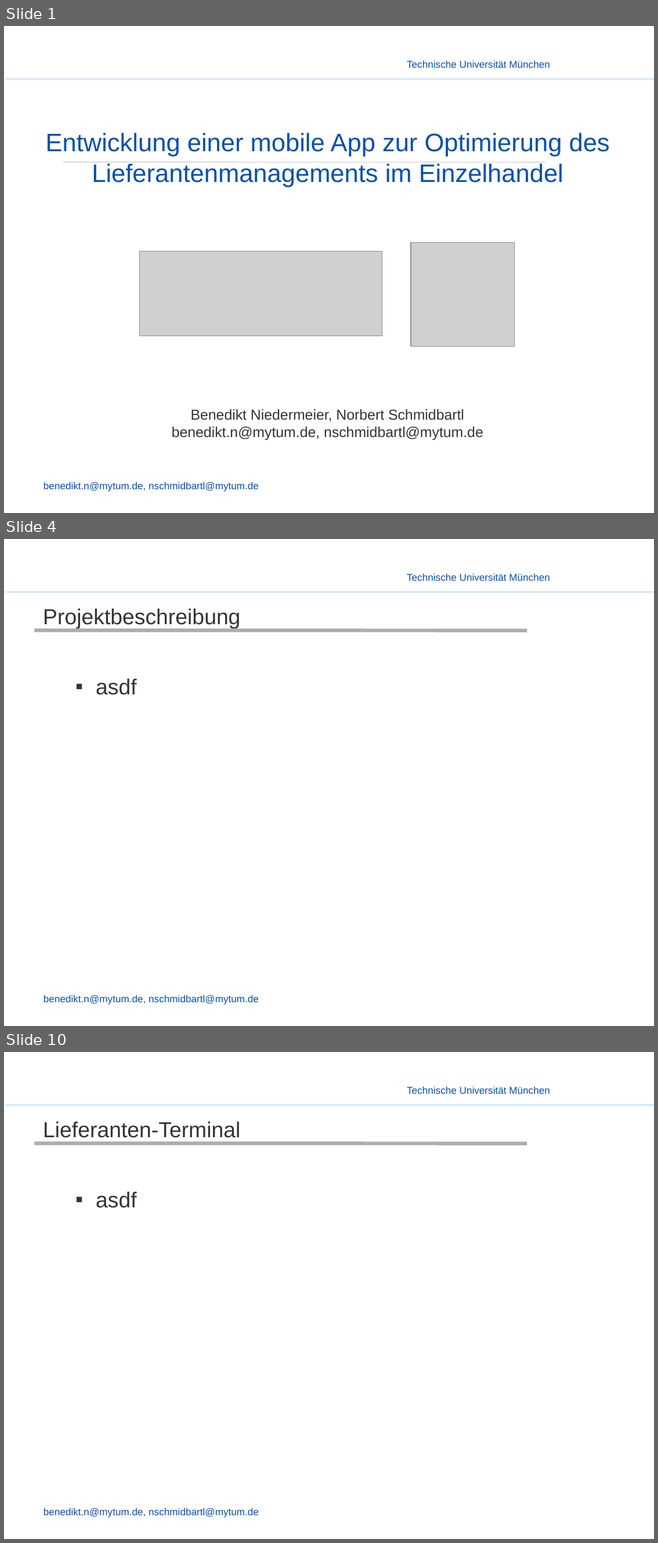
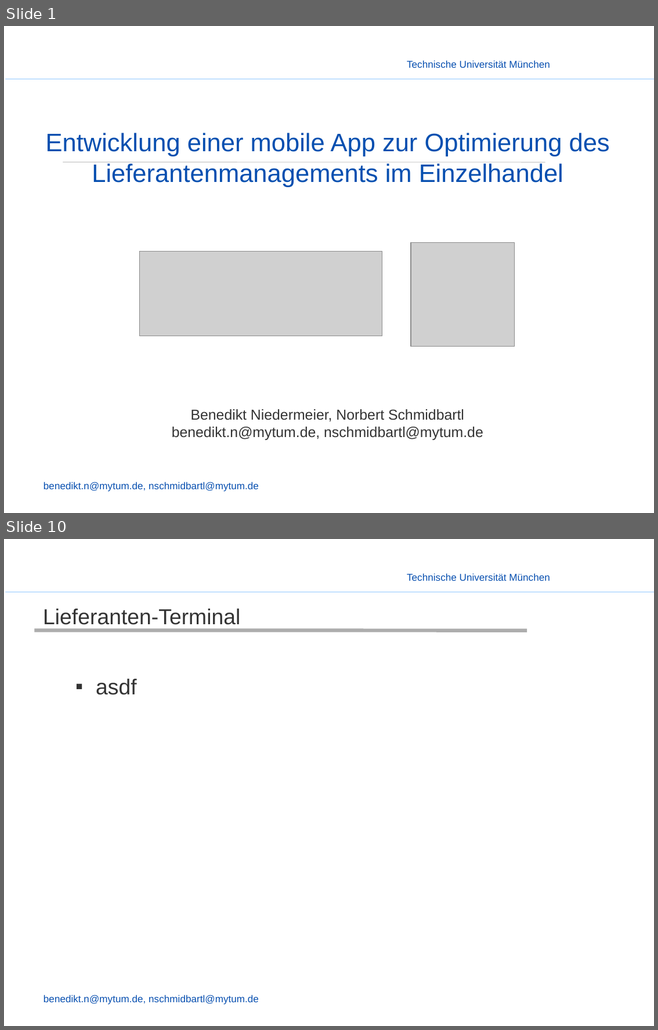
Before and after one commit to enjayes/logistikapp, a slide deck: Präsentation/Presentation - Benjo.pptx. Shown one above the other, each under a label of ours: slides 1, 4 and 10 before the commit, slides 1 and 10 after it; the slides between them are not shown. The pictures are 658x1543 and 658x1030 pixels, drawn with LibreOffice and Linux fonts; fonts in the diff are those of the drawing; grey boxes stand for pictures; background and template pictures are left out. Boxes give left, top, right and bottom in pixels: in the first picture for what was removed or moved away, otherwise in the second. Text is boxed around its words. In the diff, an @@ line names an element or a change of style, - is before the commit and + after.

```diff
--- a/Präsentation/Presentation - Benjo.pptx
+++ b/Präsentation/Presentation - Benjo.pptx
@@ slide 4 removed at box(4, 539, 654, 1026), background picture (left out); not listed: 3 template elements that a slide beside it also shows @@
@@ title removed at box(43, 609, 240, 629) @@
-Projektbeschreibung
@@ line removed from (35, 631) to (527, 631) @@
@@ text removed at box(96, 679, 137, 695) @@
-  ▪ asdf
```
Also in this commit, not shown: 1 slide changed, 7 slides added, 6 other slides removed, 1 other file.
